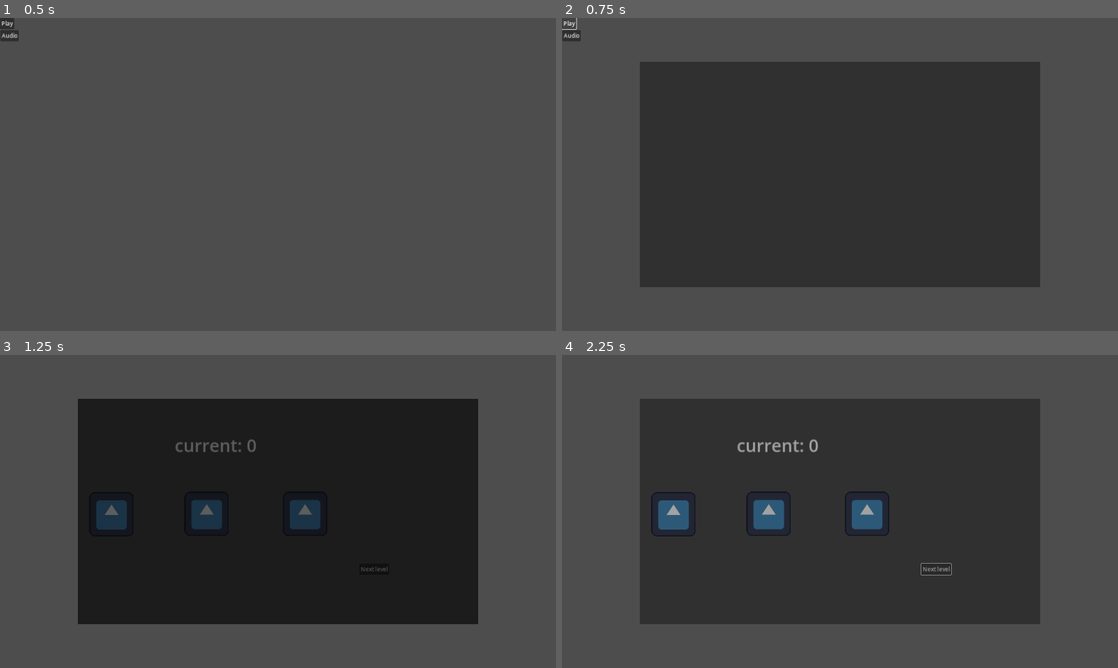
Above: before the commit, frames 1-4 (two rows, left to right).
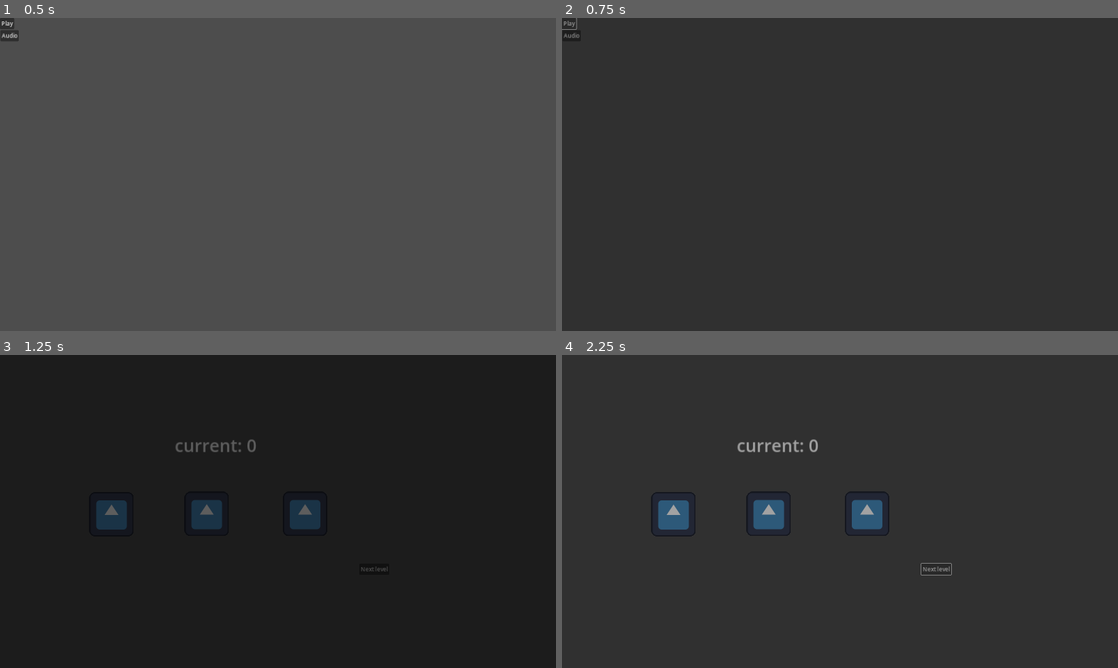
Above: after the commit, the same moments.

Repository: matouseek/game-jam-25
Game: Godot game, scene res://scenes/main_menu.tscn
Two runs of this game, one before a commit and one after it. Both use one fixed random seed, a clock stepped at 60 frames per second and the inputs below. The project has no main scene, so this scene is started directly. The engine's default icon, where the game draws it, is replaced by a stand-in: a white triangle on a blue panel in a dark square. Sound files missing from this copy of the repository are replaced by a short silence.
Inputs:
- Up to frame 1 (0.5 s): no input
- Up to frame 2 (0.75 s): click "Play" at 0.5 s
- Up to frame 3 (1.25 s): no input
- Up to frame 4 (2.25 s): click "Next level" at 1.25 s; click "Next level" at 2 s

Frame 1 is identical in both runs. In frame 2, 48% of the frame differs, in the area x 0-100%, y 0-100%; in frame 3, 48%; in frame 4, 48%.

Commit message:
Resize fade

Diff:
--- a/scenes/game_manager.tscn
+++ b/scenes/game_manager.tscn
@@ -12,10 +12,10 @@
 anchor_top = 0.5
 anchor_right = 0.5
 anchor_bottom = 0.5
-offset_left = -576.0
-offset_top = -324.0
-offset_right = 577.0
-offset_bottom = 324.0
+offset_left = -800.0
+offset_top = -450.0
+offset_right = 800.0
+offset_bottom = 450.0
 grow_horizontal = 2
 grow_vertical = 2
 color = Color(0, 0, 0, 0)
